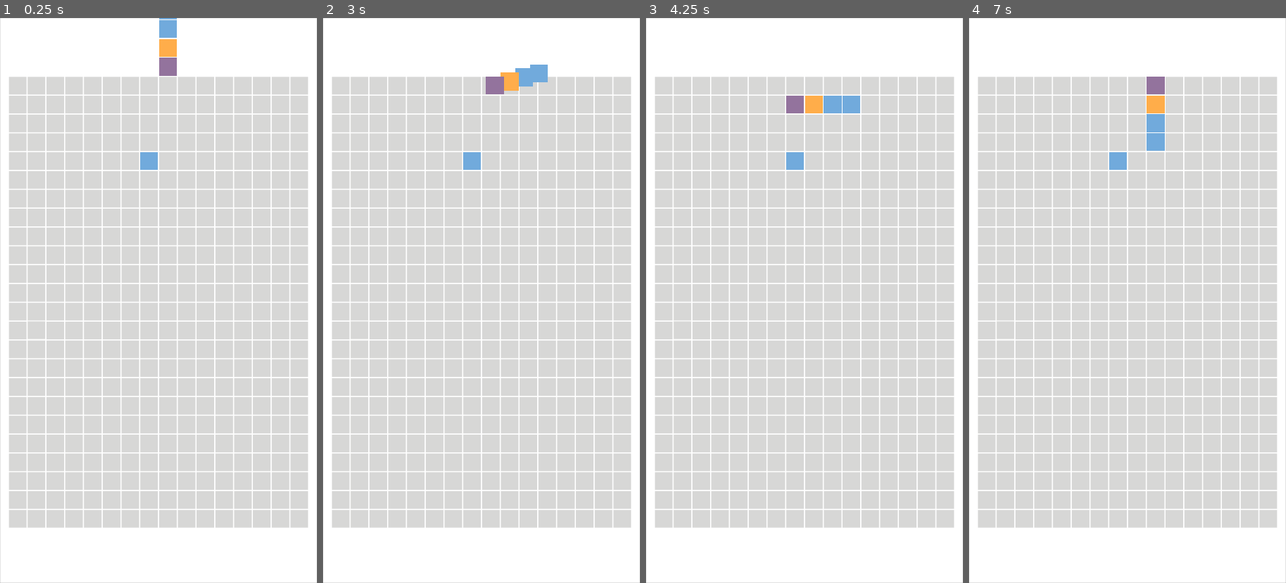
Above: before the commit, frames 1-4 (left to right).
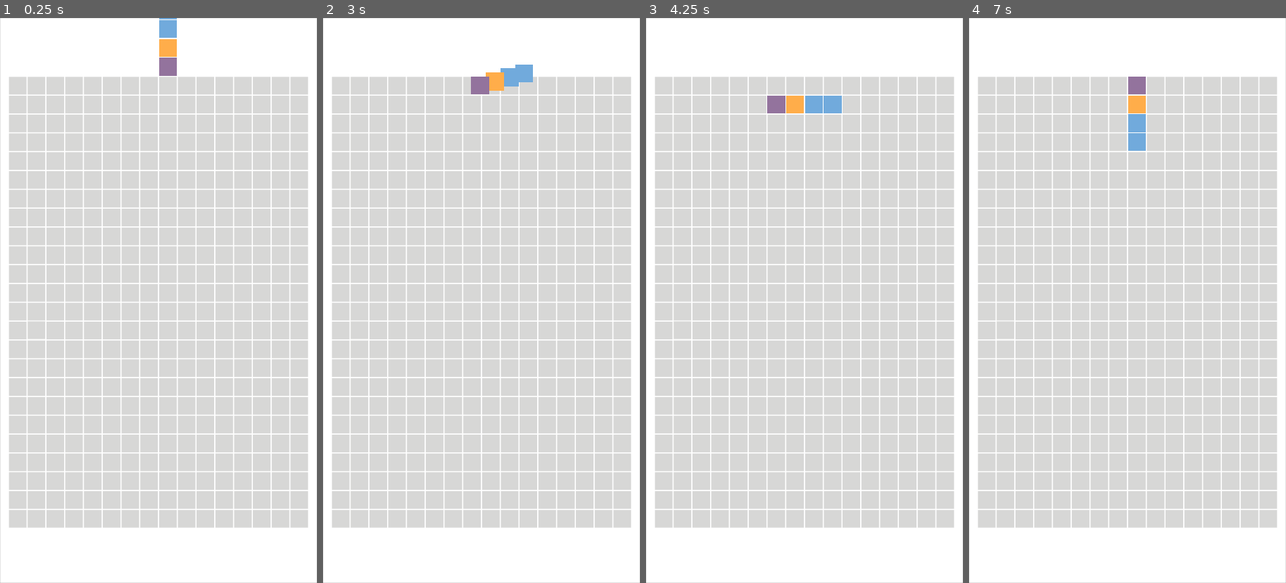
Above: after the commit, the same moments.

Repository: arabbani/tetris-game
Game: Godot game, scene res://scenes/game_window.tscn
The game is run twice, just before and just after one commit, with the same random seed, the same clock (stepped at 60 frames per second) and the same inputs. The project has no main scene, so this scene is started directly.
Inputs (mouse positions are in pixels of both pictures, inside the frame that each line leads up to):
- Up to frame 1 (0.25 s): no input
- Up to frame 2 (3 s): tap Enter at 0.5, 2 s; move the mouse to (551, 272) at 0.52 s; hold Right (ui_right) 0.53-1.28 s; tap Space at 1.25, 2.75 s; move the mouse to (418, 328) at 1.27 s; hold Left (ui_left) 1.28-2.03 s; move the mouse to (513, 176) at 2.02 s; hold Right (ui_right) 2.03-2.78 s; move the mouse to (465, 413) at 2.77 s; hold Up (ui_up) from 2.78 s (still down)
- Up to frame 3 (4.25 s): move the mouse to (899, 385) at 3.52 s; release Up (ui_up) at 3.53 s; hold Left (ui_left) from 3.53 s (still down)
- Up to frame 4 (7 s): tap Enter at 4.25 s; move the mouse to (1032, 215) at 4.27 s; tap Space at 5 s; move the mouse to (1143, 300) at 5.02 s; move the mouse to (1079, 159) at 5.77 s; release Left (ui_left) at 5.78 s; hold Right (ui_right) 5.78-6.53 s; move the mouse to (1197, 272) at 6.52 s; hold Up (ui_up) from 6.53 s (still down)

The runs differ from the first frame. In frame 1, 0.2% of the frame differs, in the area x 44-50%, y 23-27%; in frame 2, 0.9%; in frame 3, 0.9%; in frame 4, 1.6%, in the area x 44-62%, y 10-27%.

Commit message:
Rotation fixed

Diff:
--- a/scripts/game_grid.gd
+++ b/scripts/game_grid.gd
@@ -225,7 +225,7 @@
 	grid_tiles = make_grid_tiles()
 	game_state = GameStates.PLAYING
 	create_new_tetromino()
-	blocker()
+	#blocker()
 
 # create new tetromino
 func create_new_tetromino():
@@ -294,7 +294,7 @@
 func rotate_tetromino():
 	var rotated_index = current_tetromino.next_active_tetromino_index()
 	var rotated_tetromino = current_tetromino.tetromino["position"][rotated_index]
-	var x_start = current_tetromino.current_x_offset()
+	var x_start = get_x_start(current_tetromino.current_x_offset())
 	var y_start = get_y_start(current_tetromino.tetromino["y_offset"][rotated_index])
 	var wall_kick = 0
 	if !move_allowed(x_start, y_start, rotated_tetromino, Vector2(0, 0)):
@@ -302,6 +302,7 @@
 			wall_kick = 1
 		else:
 			wall_kick = -1
+	print(wall_kick)
 	if move_allowed(x_start, y_start, rotated_tetromino, Vector2(wall_kick * tile_size , 0)):
 		current_tetromino.rotate(rotated_index)
 		if wall_kick > 0:
